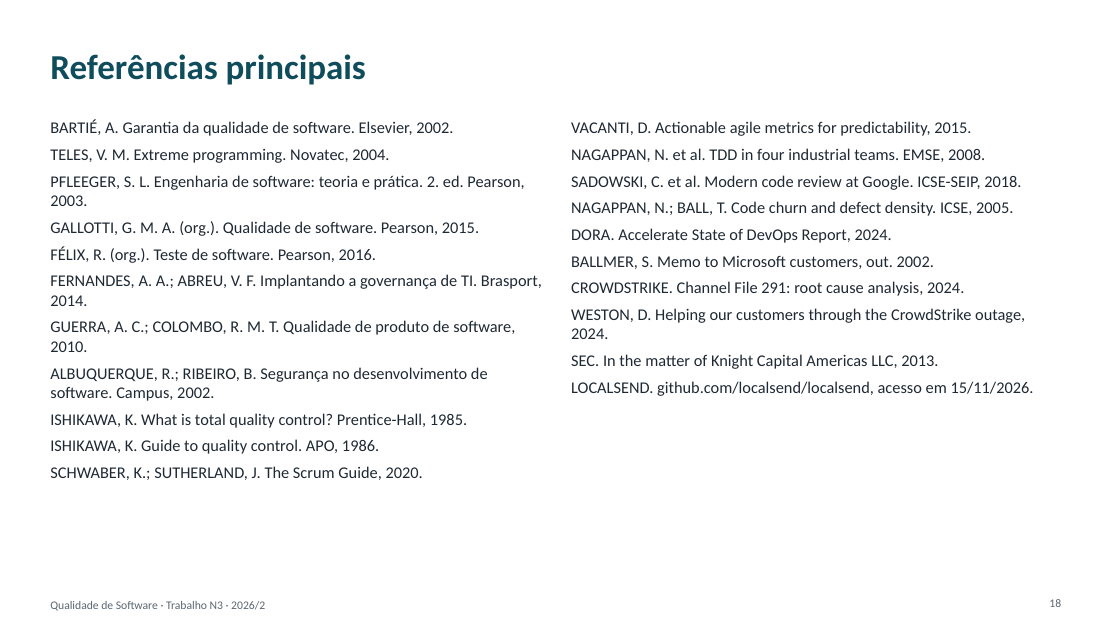
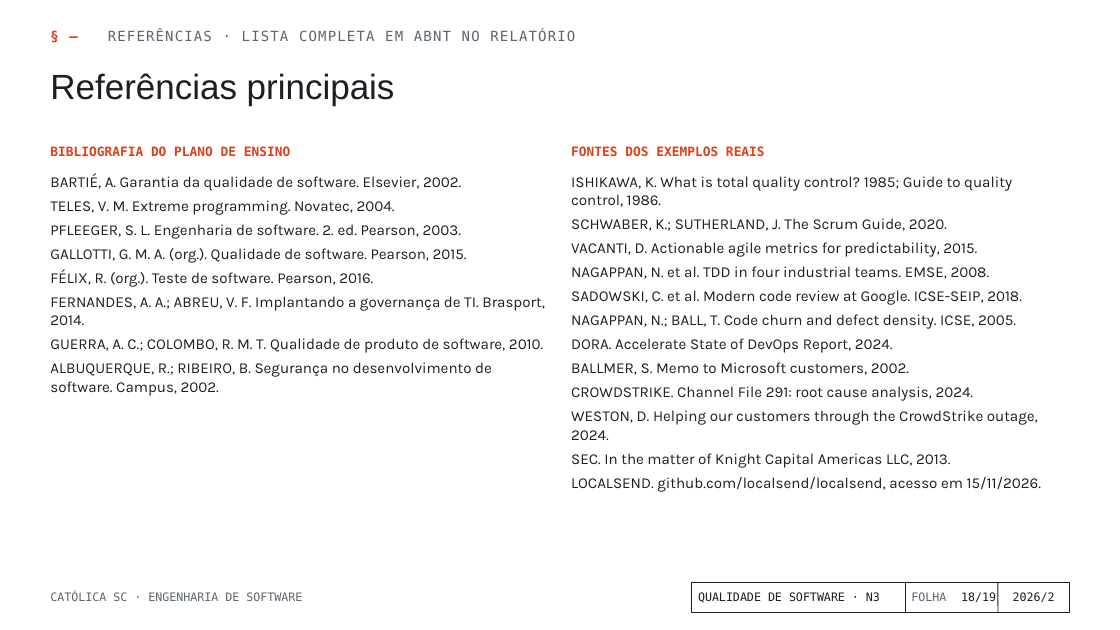
Before and after one commit to geison-melo/software-engineering, a slide deck: slide 18 of 5-semestre/qualidade-de-software/Trabalho N3/Apresentação N3 - Ferramentas da Qualidade.pptx. Drawn at 1120x630 pixels with LibreOffice and Linux fonts; fonts in the diff are those of the drawing; background and template pictures are left out. Boxes give left, top, right and bottom in pixels: in the first picture for what was removed or moved away, otherwise in the second. Text is boxed around its words. In the diff, an @@ line names an element or a change of style, - is before the commit and + after.

Commit message:
feat: novo visual da apresentação no estilo folha de inspeção de engenharia

```diff
--- a/5-semestre/qualidade-de-software/Trabalho N3/Apresentação N3 - Ferramentas da Qualidade.pptx
+++ b/5-semestre/qualidade-de-software/Trabalho N3/Apresentação N3 - Ferramentas da Qualidade.pptx
@@ title "Referências principais" moved from (x1=50, y1=54, x2=366, y2=85) to (x1=50, y1=73, x2=395, y2=106) @@
@@ title "Referências principais" at (x1=50, y1=73, x2=395, y2=106): font Calibri to Arial, text colour #0F4C5C to #1B1F23, bold off @@
@@ text added at (x1=108, y1=30, x2=575, y2=41), 12 pt, text #5C6670 @@
+§ — REFERÊNCIAS · LISTA COMPLETA EM ABNT NO RELATÓRIO
@@ text added at (x1=50, y1=145, x2=290, y2=159), 11 pt, text #D9411E, bold @@
+BIBLIOGRAFIA DO PLANO DE ENSINO
@@ text added at (x1=571, y1=146, x2=765, y2=156), 11 pt, text #D9411E, bold @@
+FONTES DOS EXEMPLOS REAIS
@@ text at (x1=50, y1=174, x2=545, y2=396): size 14 to 13 pt, font Calibri to Karla, text colour #1F2933 to #1B1F23 in "BARTIÉ, A. Garantia da qualidade de software. ...", "TELES, V. M. Extreme programming. Novatec, 2004.", "GALLOTTI, G. M. A. (org.). Qualidade de ...", "FÉLIX, R. (org.). Teste de software. Pearson, ..." and 3 more places; less space between paragraphs @@
@@ text "BARTIÉ, A. Garantia da qualidade ..." moved from (x1=50, y1=120, x2=542, y2=480) to (x1=50, y1=174, x2=545, y2=396) @@
@@ text at (x1=571, y1=176, x2=1012, y2=231): paragraphs added @@
+ISHIKAWA, K. What is total quality control? 1985; Guide to quality control, 1986.
+SCHWABER, K.; SUTHERLAND, J. The Scrum Guide, 2020.
@@ text "ISHIKAWA, K. What is total ..." moved from (x1=571, y1=121, x2=1034, y2=396) to (x1=571, y1=176, x2=1041, y2=492) @@
@@ text at (x1=50, y1=224, x2=461, y2=239): text changed; size 14 to 13 pt; font Calibri to Karla; text colour #1F2933 to #1B1F23 @@
-PFLEEGER, S. L. Engenharia de software: teoria e prática. 2. ed. Pearson, 2003.
+PFLEEGER, S. L. Engenharia de software. 2. ed. Pearson, 2003.
@@ text at (x1=571, y1=242, x2=1041, y2=492): size 14 to 13 pt, font Calibri to Karla, text colour #1F2933 to #1B1F23 in "VACANTI, D. Actionable agile metrics for predictability, ...", "NAGAPPAN, N. et al. TDD in four ...", "SADOWSKI, C. et al. Modern code review ...", "NAGAPPAN, N.; BALL, T. Code churn and ..." and 5 more places; less space between paragraphs @@
@@ text at (x1=571, y1=362, x2=909, y2=375): text changed; size 14 to 13 pt; font Calibri to Karla; text colour #1F2933 to #1B1F23 @@
-BALLMER, S. Memo to Microsoft customers, out. 2002.
+BALLMER, S. Memo to Microsoft customers, 2002.
@@ text at (x1=50, y1=413, x2=467, y2=480): paragraphs removed @@
-ISHIKAWA, K. What is total quality control? Prentice-Hall, 1985.
-ISHIKAWA, K. Guide to quality control. APO, 1986.
-SCHWABER, K.; SUTHERLAND, J. The Scrum Guide, 2020.
@@ text added at (x1=50, y1=592, x2=302, y2=601), 10 pt, text #5C6670 @@
+CATÓLICA SC · ENGENHARIA DE SOFTWARE
@@ rectangle added at (x1=691, y1=582, x2=1070, y2=613), fill #FFFFFF, outline #1B1F23 0.75 pt @@
@@ text at (x1=698, y1=592, x2=880, y2=603): text changed; font Calibri to DejaVu Sans Mono; text colour #5B6770 to #1B1F23 @@
-Qualidade de Software · Trabalho N3 · 2026/2
+QUALIDADE DE SOFTWARE · N3
@@ line added from (906, 582) to (906, 613), #1B1F23 0.75 pt @@
@@ text added at (x1=911, y1=592, x2=946, y2=601), 10 pt, text #5C6670 @@
+FOLHA
@@ page number moved from (x1=1049, y1=599, x2=1061, y2=607) to (x1=961, y1=592, x2=975, y2=601) @@
@@ page number at (x1=961, y1=592, x2=975, y2=601): font Calibri to DejaVu Sans Mono, text colour #5B6770 to #1B1F23; vertical alignment top to middle @@
@@ text added at (x1=975, y1=592, x2=996, y2=602), 10 pt, text #1B1F23 @@
+/19
@@ line added from (998, 582) to (998, 613), #1B1F23 0.75 pt @@
@@ text added at (x1=1013, y1=592, x2=1055, y2=602), 10 pt, text #1B1F23 @@
+2026/2
```
Also in this commit, not shown: 18 other slides changed, 10 other files.
